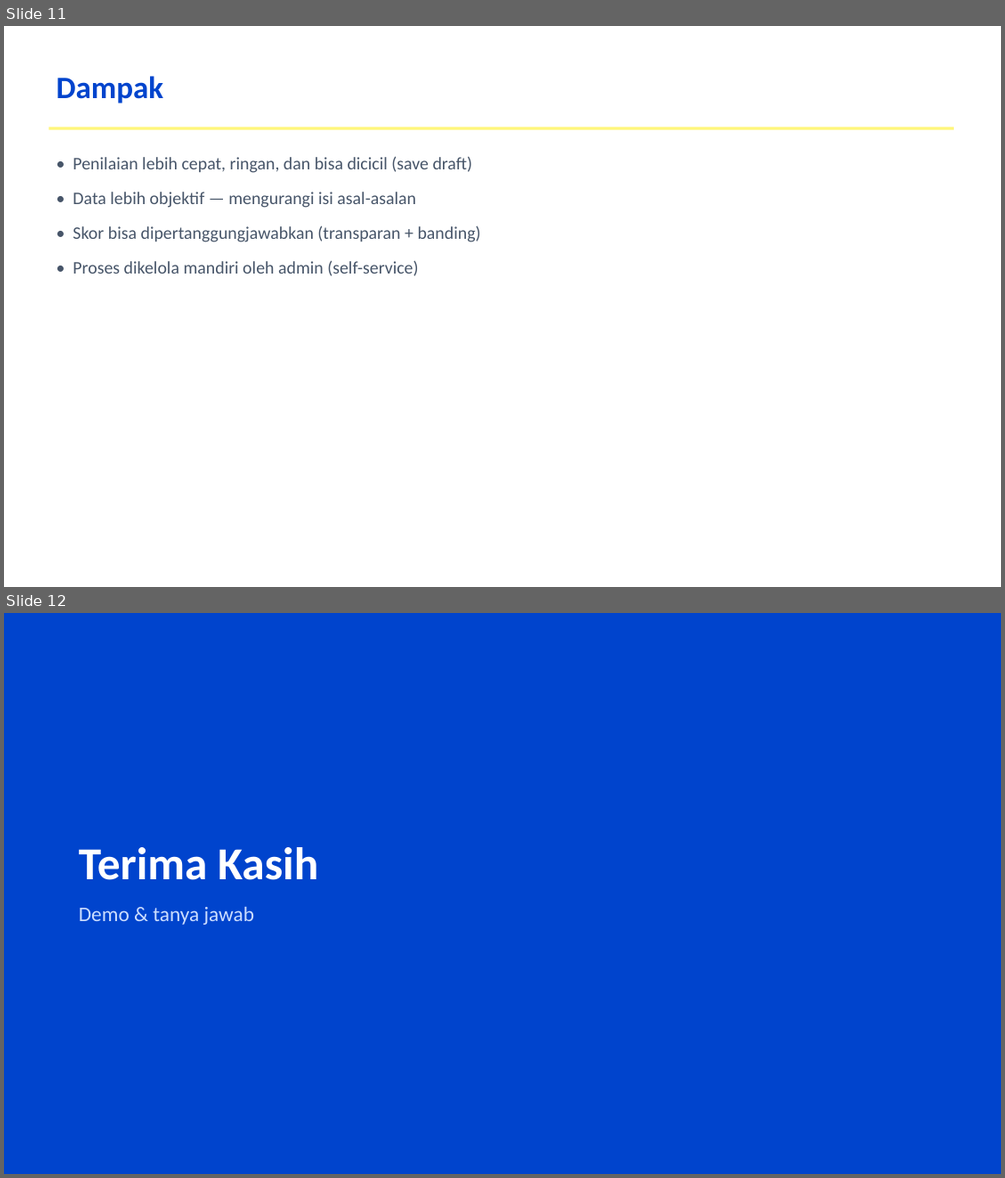
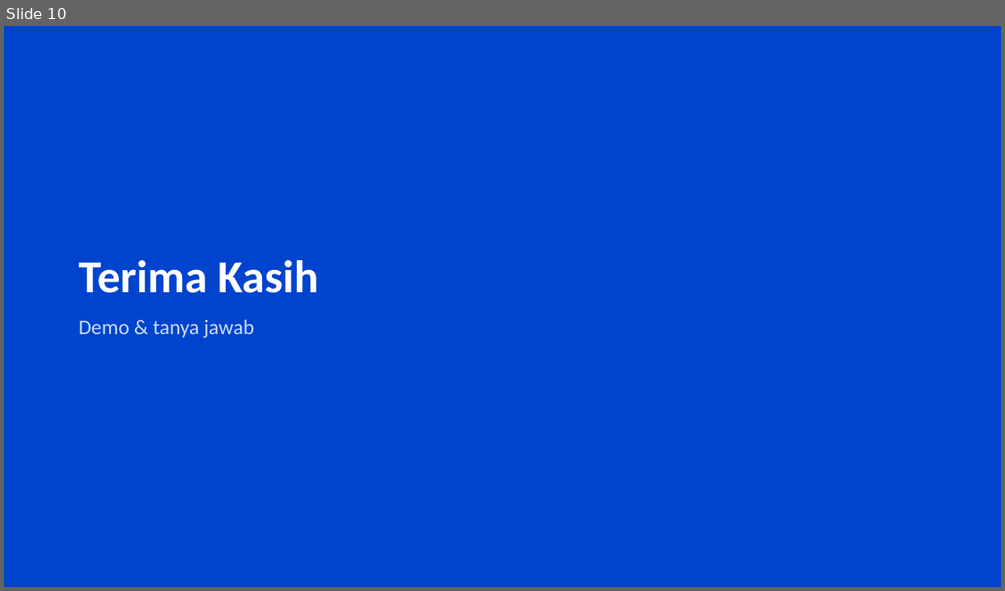
Before and after one commit to dhenta312/hackathon-appraisal, a slide deck: Presentasi-Penilaian-Kinerja.pptx. Shown one above the other, each under a label of ours: slides 11 and 12 before the commit, slide 10 after it. The pictures are 1005x1178 and 1005x591 pixels, drawn with LibreOffice and Linux fonts; fonts in the diff are those of the drawing. Boxes give left, top, right and bottom in pixels: in the first picture for what was removed or moved away, otherwise in the second. Text is boxed around its words. In the diff, an @@ line names an element or a change of style, - is before the commit and + after.

```diff
--- a/Presentasi-Penilaian-Kinerja.pptx
+++ b/Presentasi-Penilaian-Kinerja.pptx
@@ slide 11 removed at box(4, 26, 1001, 587), background #FFFFFF @@
@@ text removed at box(57, 76, 164, 103) @@
-Dampak
@@ rectangle removed at box(48, 127, 954, 130) @@
@@ text removed at box(73, 156, 481, 276) @@
-• Penilaian lebih cepat, ringan, dan bisa dicicil (save draft)
-• Data lebih objektif — mengurangi isi asal-asalan
-• Skor bisa dipertanggungjawabkan (transparan + banding)
-• Proses dikelola mandiri oleh admin (self-service)
@@ what was slide 12 is now slide 10 @@
```
Also in this commit, not shown: 2 slides changed, 7 slides added, 8 other slides removed, 2 other files.
